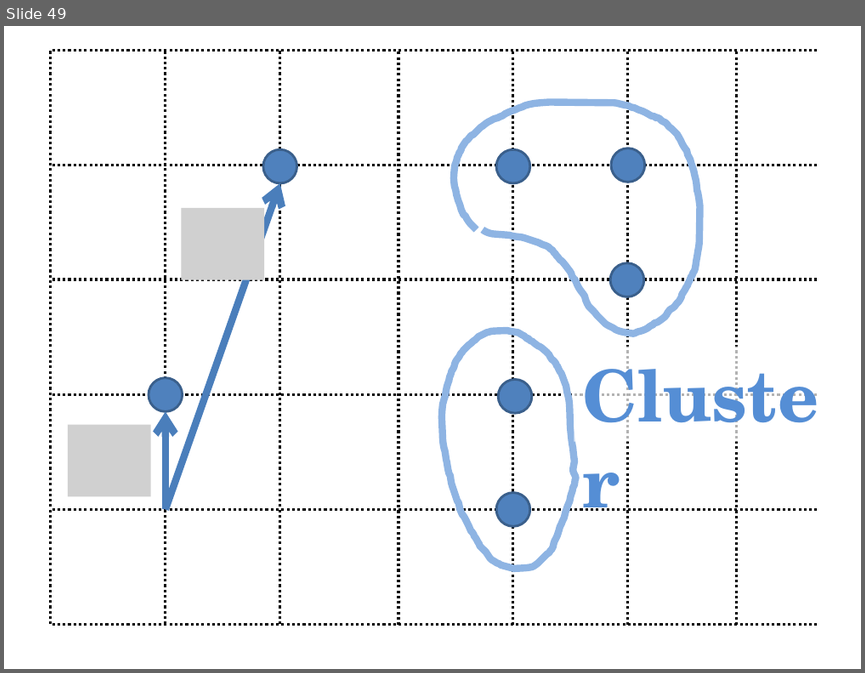
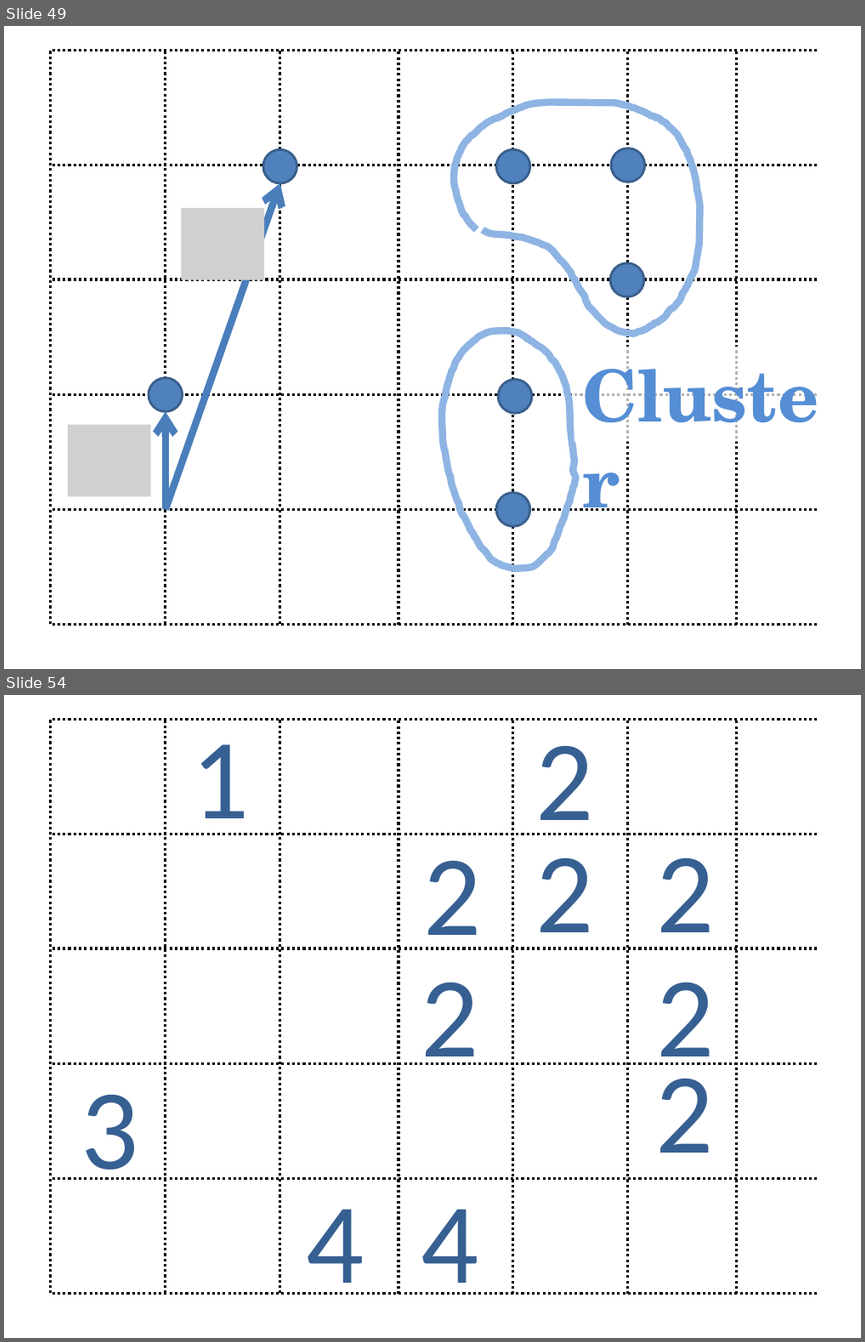
Before and after one commit to sophiahenckell/HIWI_Computersimulation, a slide deck: Bilder.pptx. Shown one above the other, each under a label of ours: slide 49 before the commit, slides 49 and 54 after it; the slides between them are not shown. The pictures are 865x673 and 865x1342 pixels, drawn with LibreOffice and Linux fonts; fonts in the diff are those of the drawing; grey boxes stand for pictures. Boxes give left, top, right and bottom in pixels: in the first picture for what was removed or moved away, otherwise in the second. Text is boxed around its words. In the diff, an @@ line names an element or a change of style, - is before the commit and + after.

```diff
--- a/Bilder.pptx
+++ b/Bilder.pptx
@@ slide 54 added at [4, 695, 861, 1338], background #FFFFFF @@
@@ line added from (817, 719) to (50, 719), #000000 2.25 pt dashed @@
@@ line added from (50, 1293) to (50, 720), #000000 2.25 pt dashed @@
@@ line added from (166, 1293) to (166, 720), #000000 2.25 pt dashed @@
@@ line added from (280, 1293) to (280, 720), #000000 2.25 pt dashed @@
@@ line added from (398, 1294) to (398, 720), #000000 2.25 pt dashed @@
@@ line added from (513, 1294) to (513, 720), #000000 2.25 pt dashed @@
@@ line added from (628, 1294) to (628, 720), #000000 2.25 pt dashed @@
@@ line added from (736, 1294) to (736, 720), #000000 2.25 pt dashed @@
@@ text added at [191, 744, 249, 835], 96 pt, text #376092 @@
+1
@@ text added at [535, 745, 593, 835], 96 pt, text #376092 @@
+2
@@ line added from (817, 834) to (50, 834), #000000 2.25 pt dashed @@
@@ text added at [424, 860, 482, 950], 96 pt, text #376092 @@
+2
@@ text added at [535, 857, 593, 950], 96 pt, text #376092 @@
+2
@@ text added at [657, 857, 715, 950], 96 pt, text #376092 @@
+2
@@ line added from (817, 948) to (50, 948), #000000 2.25 pt dashed @@
@@ text added at [420, 981, 478, 1065], 96 pt, text #376092 @@
+2
@@ text added at [657, 981, 715, 1083], 96 pt, text #376092 @@
+2
@@ line added from (817, 1063) to (50, 1063), #000000 2.25 pt dashed @@
@@ text added at [655, 1062, 713, 1179], 96 pt, text #376092 @@
+2
@@ text added at [80, 1094, 138, 1179], 96 pt, text #376092 @@
+3
@@ line added from (817, 1179) to (50, 1179), #000000 2.25 pt dashed @@
@@ text added at [306, 1208, 364, 1294], 96 pt, text #376092 @@
+4
@@ text added at [420, 1208, 478, 1294], 96 pt, text #376092 @@
+4
@@ line added from (817, 1293) to (50, 1293), #000000 2.25 pt dashed @@
```
Also in this commit, not shown: 6 other slides added, 5 other files.
